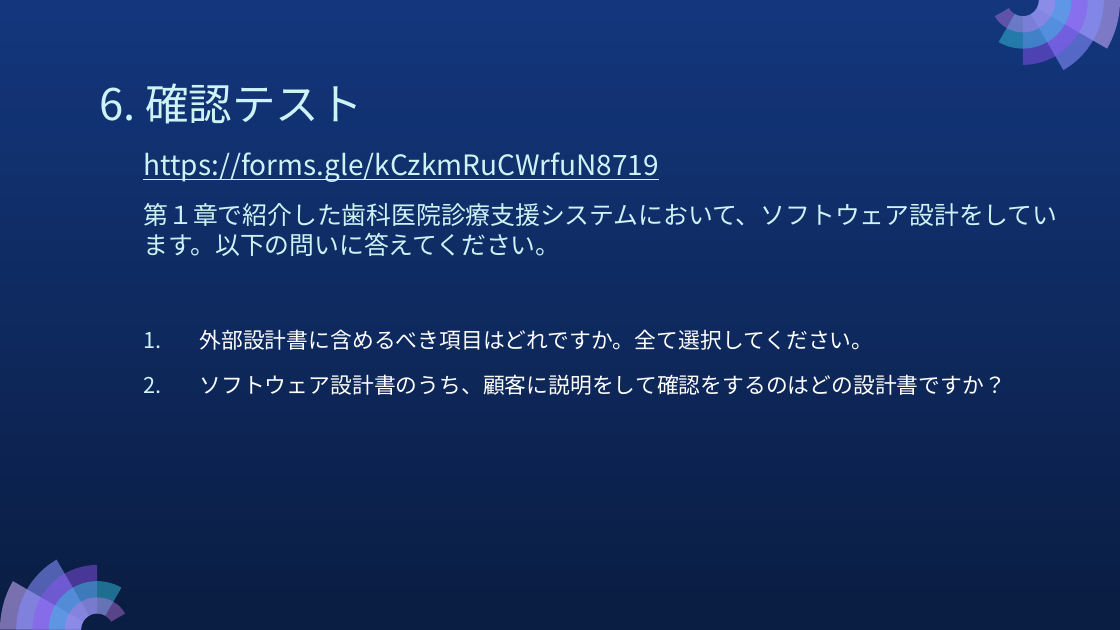
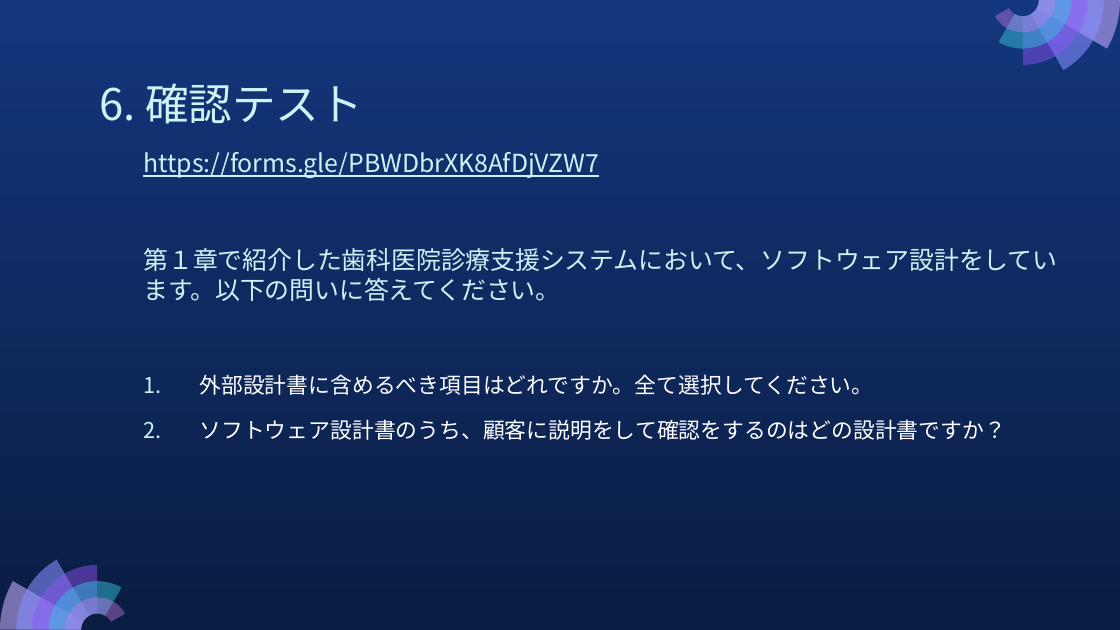
Before and after one commit to MarikoTagawa/kosen-mongolia-materials, a slide deck: slide 16 of system-analysis-design/slides/6-System Analysis and Design Course 2023 2nd Semester.pptx. Drawn at 1120x630 pixels with LibreOffice and Linux fonts; fonts in the diff are those of the drawing. Boxes give left, top, right and bottom in pixels: in the first picture for what was removed or moved away, otherwise in the second. Text is boxed around its words. In the diff, an @@ line names an element or a change of style, - is before the commit and + after.

```diff
--- a/system-analysis-design/slides/6-System Analysis and Design Course 2023 2nd Semester.pptx
+++ b/system-analysis-design/slides/6-System Analysis and Design Course 2023 2nd Semester.pptx
@@ text at (143,152,599,178): text changed; size 18 to 16 pt @@
-  https://forms.gle/kCzkmRuCWrfuN8719
+  https://forms.gle/PBWDbrXK8AfDjVZW7
```
Also in this commit, not shown: 2 other slides changed, 12 other files.
